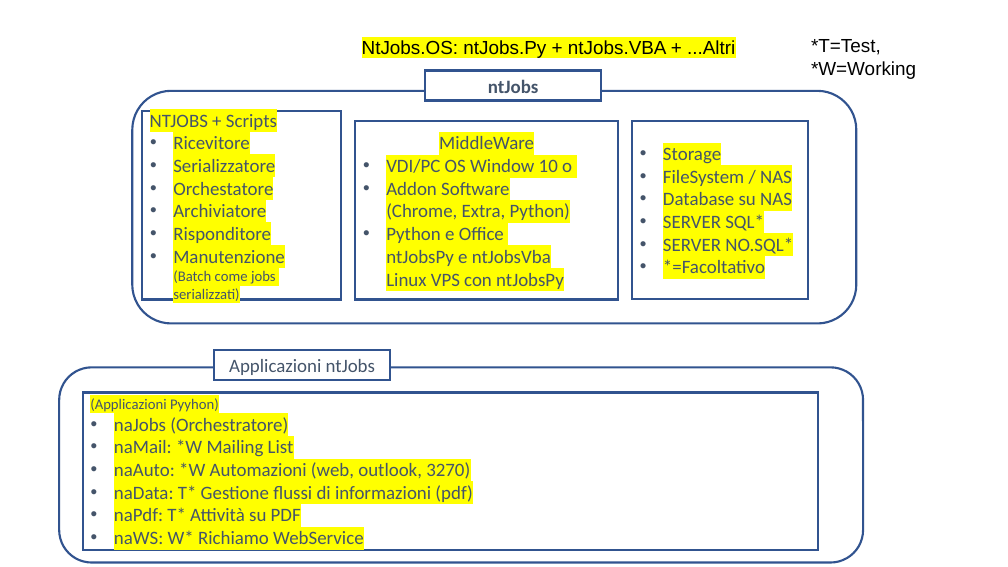
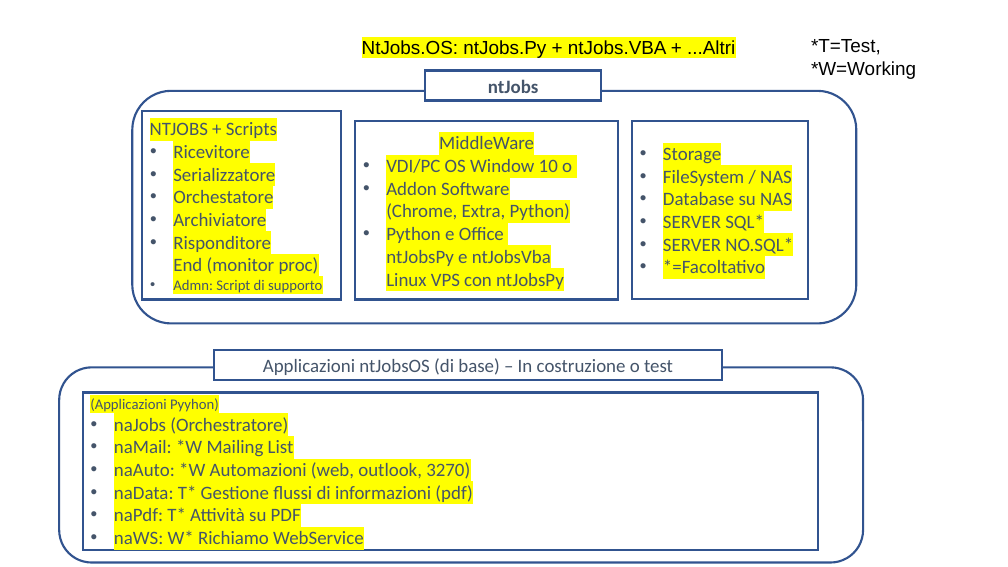
Before and after one commit to ntgcorp/ntJobsOS, a slide deck: slide 4 of ntjobs_white_paper_it.pptx. Drawn at 1008x567 pixels with LibreOffice and Linux fonts; fonts in the diff are those of the drawing. Boxes give left, top, right and bottom in pixels: in the first picture for what was removed or moved away, otherwise in the second. Text is boxed around its words. In the diff, an @@ line names an element or a change of style, - is before the commit and + after.

```diff
--- a/ntjobs_white_paper_it.pptx
+++ b/ntjobs_white_paper_it.pptx
@@ text in rectangle at (173,236,322,293): text changed; size 14 to 18 pt @@
-• Risponditore
-• Manutenzione
-  (Batch come jobs serializzati)
+• Risponditore
+  End (monitor proc)
+• Admn: Script di supporto
@@ rectangle "Applicazioni ntJobsOS (di base) – ...": place and size @@
-rectangle "Applicazioni ntJobsOS (di base) – ..." at (214,350,390,380)
+rectangle "Applicazioni ntJobsOS (di base) – ..." at (214,350,722,380)
@@ text in rectangle at (263,358,673,375): text changed @@
-Applicazioni ntJobs
+Applicazioni ntJobsOS (di base) – In costruzione o test
```
Also in this commit, not shown: 11 other slides changed, 16 slides added, 1 slide removed, 8 other files.
